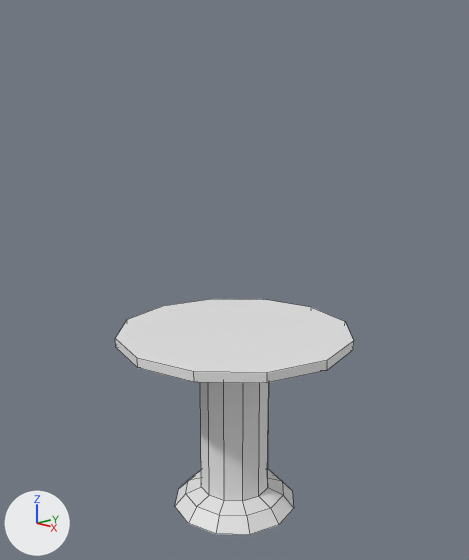
Renders of the Blender file Project/Assets/Models/objects/PuzzleStand/PuzzleStand.blend from each side of a commit.
Camera for both pictures: a camera (50 mm lens) standing at (4.71, -4.44, 4.1) and looking at (-0.01, 0.0, 2.51). Every picture has the same lights, and +X, +Y and +Z are marked at lower left. Mesh edges are drawn as thin lines.

Names of what the first picture shows: '円柱'.
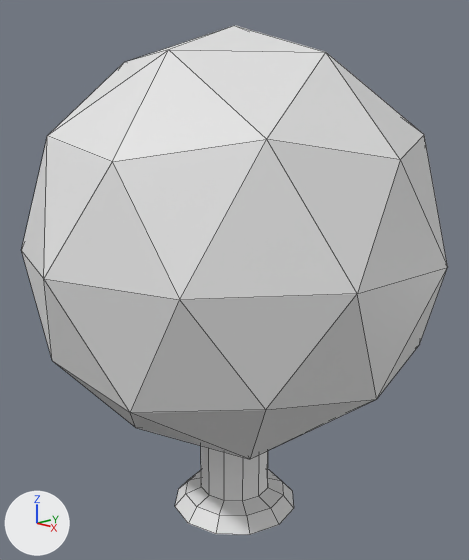
Location of each change, (x1, y1, x2, y2) in pixels of the pictures (469 x 560 px):
'ICO球', added: after (21, 25, 447, 459)
'円柱', unchanged, covered by the edit: before (115, 299, 354, 535); after (175, 446, 294, 535)

The edits, one by one:
Mesh me_ico球 is new.
It is an icosphere of 80 faces spanning x -0.95..0.95, y -1.0..1.0, z -1.0..1.0.
Object 'ICO球' (ob_ico球) is new; it shows me_ico球.
Its location is (0.0, 0.0, 2.87).
Its scale is (2.09, 2.09, 2.09).
